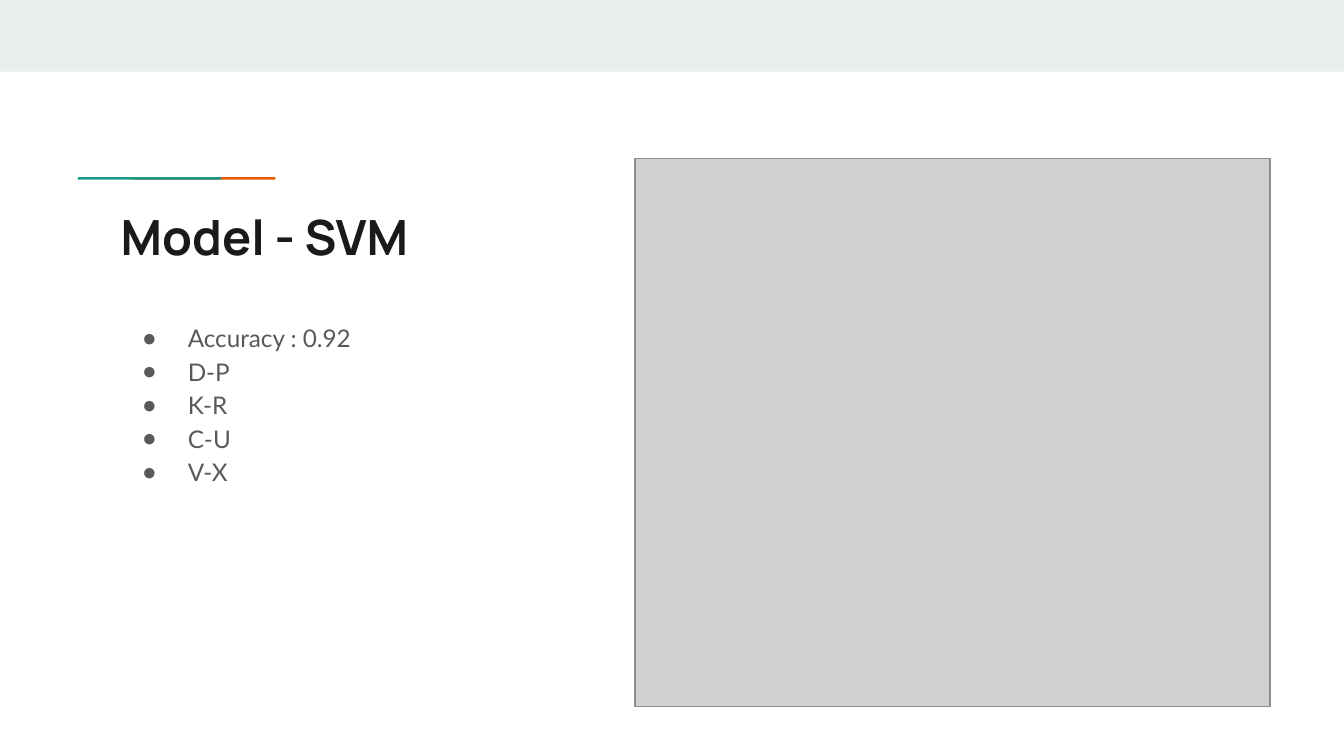
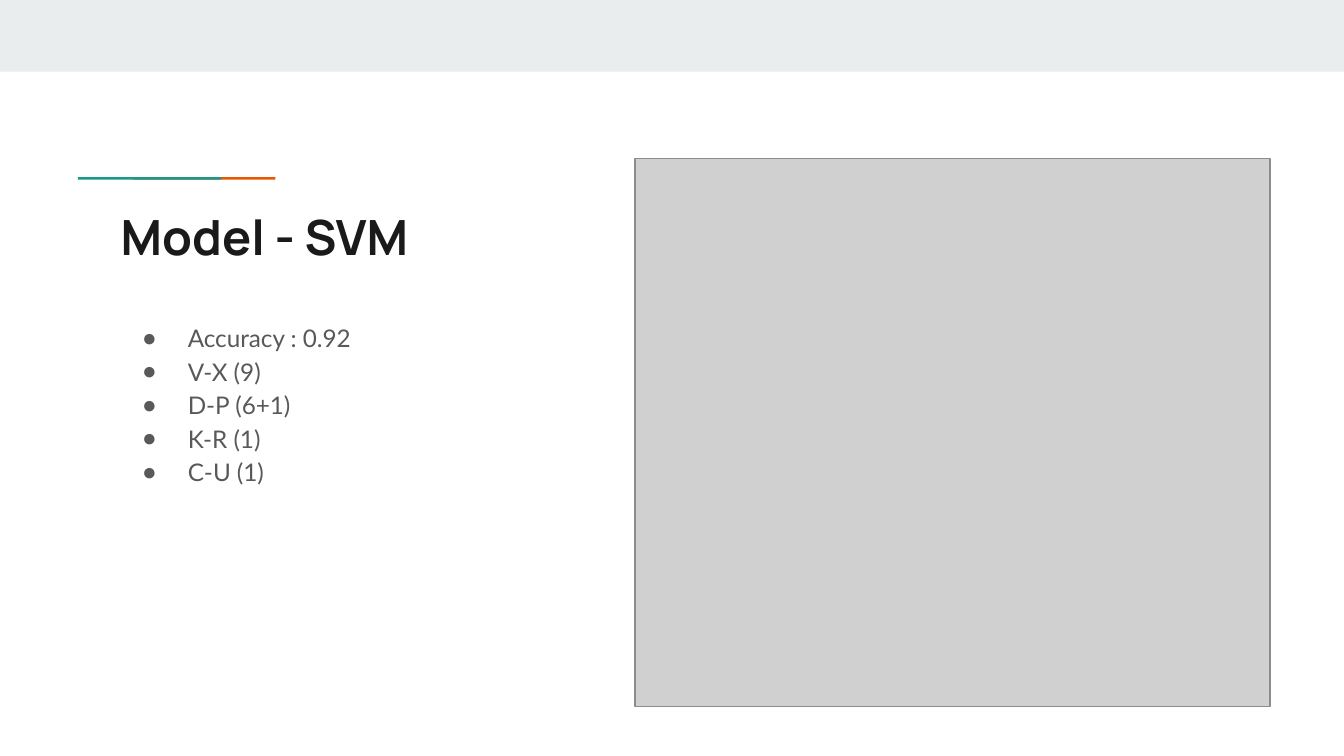
Before and after one commit to allen880117/DrawTablet, a slide deck: slide 20 of Team14.pptx (slide 17 before the commit). Drawn at 1344x756 pixels with LibreOffice and Linux fonts; fonts in the diff are those of the drawing; grey boxes stand for pictures. Boxes give left, top, right and bottom in pixels: in the first picture for what was removed or moved away, otherwise in the second. Text is boxed around its words. In the diff, an @@ line names an element or a change of style, - is before the commit and + after.

```diff
--- a/Team14.pptx
+++ b/Team14.pptx
@@ text at (x1=188, y1=362, x2=290, y2=485): text changed @@
-● D-P
-● K-R
-● C-U
-● V-X
+● V-X (9)
+● D-P (6+1)
+● K-R (1)
+● C-U (1)
```
Also in this commit, not shown: 11 other slides changed, 4 slides added.
